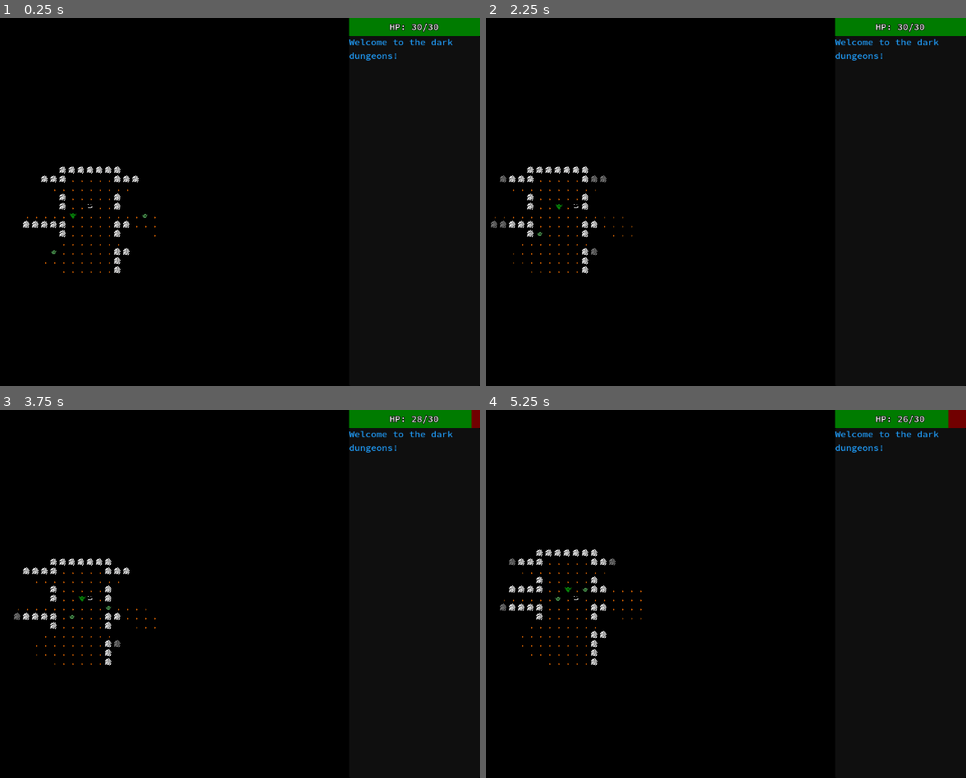
Above: before the commit, frames 1-4 (two rows, left to right).
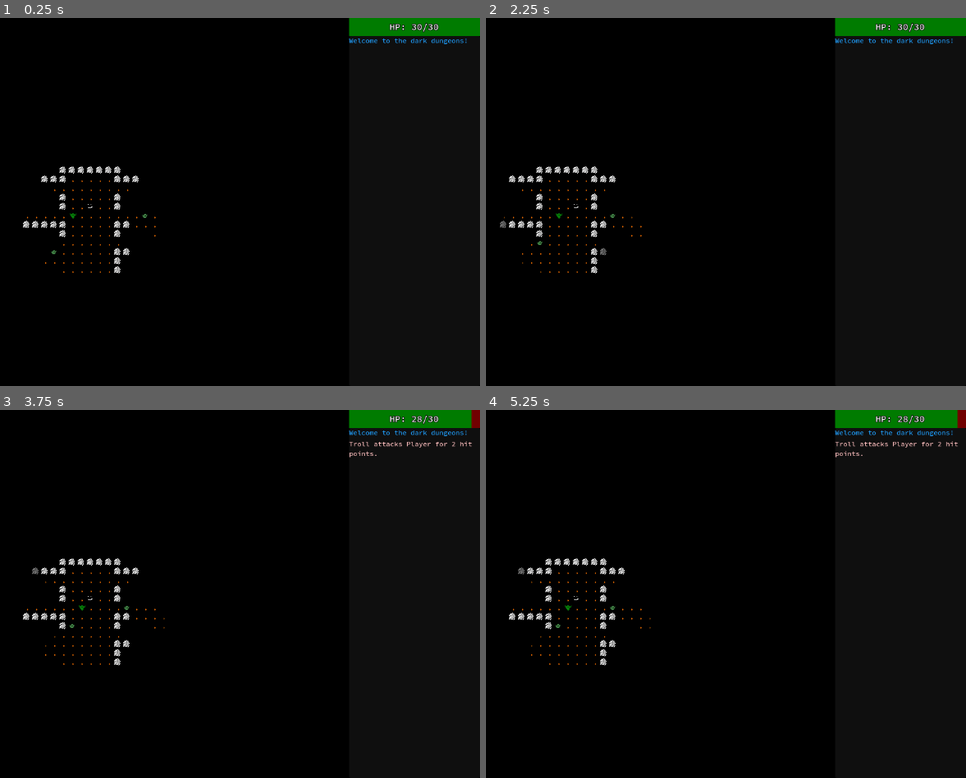
Above: after the commit, the same moments.

Repository: tjlaxs/nakkikuningas
Game: Godot game, scene res://src/Game/game.tscn
The game is run twice, just before and just after one commit, with the same random seed, the same clock (stepped at 60 frames per second) and the same inputs.
Inputs (mouse positions are in pixels of both pictures, inside the frame that each line leads up to):
- Up to frame 1 (0.25 s): no input
- Up to frame 2 (2.25 s): tap Enter at 0.5, 2 s; move the mouse to (783, 183) at 0.52 s; hold Right (move_right) 0.53-1.25 s; tap V (view_history, bound only after the commit) at 0.6, 2.1 s; click (783, 183) at 0.67 s; tap Space at 1.25 s; drag from (505, 220) to (606, 275) at 1.27 s; move the mouse to (702, 121) at 2.02 s; hold Right (move_right) from 2.03 s (still down)
- Up to frame 3 (3.75 s): release Right (move_right) at 2.75 s; tap Space at 2.75 s; drag from (120, 667) to (outside the picture) at 2.77 s; tap Enter at 3.5 s; move the mouse to (350, 649) at 3.52 s; hold Left (move_left) from 3.53 s (still down); tap Alt at 3.6 s
- Up to frame 4 (5.25 s): tap V (view_history, bound only after the commit) at 3.8, 5.1 s; release Left (move_left) at 4.25 s; tap Space at 4.25 s; drag from (outside the picture) to (538, 502) at 4.27 s; move the mouse to (673, 594) at 5.02 s; hold Down (move_down) from 5.03 s (still down); click (673, 594) at 5.17 s

The runs differ from the first frame. In frame 1, 0.4% of the frame differs, in the area x 72-98%, y 5-12%; in frame 2, 1.1%; in frame 3, 1.3%; in frame 4, 2.0%, in the area x 2-99%, y 0-70%.

Commit message:
Src/Assets: Basic messages and view history

Diff:
--- a/assets/resources/message_label_settings.tres
+++ b/assets/resources/message_label_settings.tres
@@ -3,4 +3,6 @@
 [ext_resource type="FontFile" uid="uid://damfmyhn5xdud" path="res://assets/fonts/SourceCodePro-Medium.ttf" id="1_h3dq5"]
 
 [resource]
+line_spacing = 1.0
 font = ExtResource("1_h3dq5")
+font_size = 12
--- a/project.godot
+++ b/project.godot
@@ -77,6 +77,16 @@
 }
 quit={
 "deadzone": 0.5,
+"events": [Object(InputEventKey,"resource_local_to_scene":false,"resource_name":"","device":-1,"window_id":0,"alt_pressed":false,"shift_pressed":false,"ctrl_pressed":true,"meta_pressed":false,"pressed":false,"keycode":0,"physical_keycode":81,"key_label":0,"unicode":113,"echo":false,"script":null)
+]
+}
+view_history={
+"deadzone": 0.5,
+"events": [Object(InputEventKey,"resource_local_to_scene":false,"resource_name":"","device":-1,"window_id":0,"alt_pressed":false,"shift_pressed":false,"ctrl_pressed":false,"meta_pressed":false,"pressed":false,"keycode":0,"physical_keycode":86,"key_label":0,"unicode":118,"echo":false,"script":null)
+]
+}
+ui_back={
+"deadzone": 0.5,
 "events": [Object(InputEventKey,"resource_local_to_scene":false,"resource_name":"","device":-1,"window_id":0,"alt_press …(182 unchanged characters)…
 ]
 }
--- a/src/Entities/Actors/Actions/MeleeAction.gd
+++ b/src/Entities/Actors/Actions/MeleeAction.gd
@@ -7,11 +7,15 @@
 		return
 
 	var damage: int = entity.fighter_component.power - target.fighter_component.defense
-
+	var attack_color: Color
+	if entity == get_map_data().player:
+		attack_color = GameColors.PLAYER_ATTACK
+	else:
+		attack_color = GameColors.ENEMY_ATTACK
 	var attack_description: String = "%s attacks %s" % [entity.get_entity_name(), target.get_entity_name()]
 	if damage > 0:
 		attack_description += " for %d hit points." % damage
 		target.fighter_component.hp -= damage
 	else:
 		attack_description += " but does no damage."
-	print(attack_description)
+	MessageLog.send_message(attack_description, attack_color)
--- a/src/Entities/Actors/Components/FighterComponent.gd
+++ b/src/Entities/Actors/Components/FighterComponent.gd
@@ -26,14 +26,17 @@
 
 func die() -> void:
 	var death_message: String
+	var death_message_color: Color
 
 	if get_map_data().player == entity:
 		death_message = "You died!"
 		SignalBus.player_died.emit()
+		death_message_color = GameColors.PLAYER_DIE
 	else:
 		death_message = "%s is dead!" % entity.get_entity_name()
+		death_message_color = GameColors.ENEMY_DIE
 
-	print(death_message)
+	MessageLog.send_message(death_message, death_message_color)
 	entity.texture = death_texture
 	entity.modulate = death_color
 	entity.ai_component.queue_free()
--- a/src/Game/EventHandlers/BaseInputHandler.gd
+++ b/src/Game/EventHandlers/BaseInputHandler.gd
@@ -1,5 +1,11 @@
 class_name BaseInputHandler
 extends Node
 
+func enter() -> void:
+	pass
+
+func exit() -> void:
+	pass
+
 func get_action(_player: Entity) -> Action:
 	return null
--- /dev/null
+++ b/src/Game/EventHandlers/HistoryViewerInputHandler.gd
@@ -0,0 +1,35 @@
+extends BaseInputHandler
+
+const scroll_step = 16
+
+@export_node_path("PanelContainer") var messages_panel_path
+@export_node_path("MessageLog") var message_log_path
+
+@onready var message_panel: PanelContainer = get_node(messages_panel_path)
+@onready var message_log: MessageLog = get_node(message_log_path)
+
+func enter() -> void:
+	message_panel.self_modulate = Color.RED
+
+func exit() -> void:
+	message_panel.self_modulate = Color.WHITE
+
+func get_action(player: Entity) -> Action:
+	var action: Action
+
+	if Input.is_action_just_pressed("move_up"):
+		message_log.scroll_vertical -= scroll_step
+	elif Input.is_action_just_pressed("move_down"):
+		message_log.scroll_vertical += scroll_step
+	elif Input.is_action_just_pressed("move_left"):
+		message_log.scroll_vertical = 0
+	elif Input.is_action_just_pressed("move_right"):
+		message_log.scroll_vertical = message_log.get_v_scroll_bar().max_value
+
+	if Input.is_action_just_pressed("view_history") or Input.is_action_just_pressed("ui_back"):
+		get_parent().transition_to(InputHandler.InputHandlers.MAIN_GAME)
+
+	if Input.is_action_just_pressed("quit"):
+		get_tree().quit()
+
+	return action
--- a/src/Game/EventHandlers/InputHandler.gd
+++ b/src/Game/EventHandlers/InputHandler.gd
@@ -1,13 +1,14 @@
 class_name InputHandler
 extends Node
 
-enum InputHandlers {MAIN_GAME, GAME_OVER}
+enum InputHandlers {MAIN_GAME, GAME_OVER, HISTORY_VIEWER}
 
 @export var start_input_handler: InputHandlers
 
 @onready var input_handler_nodes := {
 	InputHandlers.MAIN_GAME: $MainGameInputHandler,
 	InputHandlers.GAME_OVER: $GameOverInputHandler,
+	InputHandlers.HISTORY_VIEWER: $HistoryViewerInputHandler,
 }
 
 var current_input_handler: BaseInputHandler
@@ -20,4 +21,7 @@
 	return current_input_handler.get_action(player)
 
 func transition_to(input_handler: InputHandlers) -> void:
+	if current_input_handler != null:
+		current_input_handler.exit()
 	current_input_handler = input_handler_nodes[input_handler]
+	current_input_handler.enter()
--- a/src/Game/EventHandlers/MainGameInputHandler.gd
+++ b/src/Game/EventHandlers/MainGameInputHandler.gd
@@ -23,7 +23,10 @@
 	if Input.is_action_just_pressed("wait"):
 		action = WaitAction.new(player)
 
-	if Input.is_action_just_pressed("quit"):
+	if Input.is_action_just_pressed("view_history"):
+		get_parent().transition_to(InputHandler.InputHandlers.HISTORY_VIEWER)
+
+	if Input.is_action_just_pressed("quit") or Input.is_action_just_pressed("ui_back"):
 		action = EscapeAction.new(player)
 
 	return action
--- a/src/Game/game.tscn
+++ b/src/Game/game.tscn
@@ -6,6 +6,7 @@
 [ext_resource type="Script" path="res://src/Game/EventHandlers/GameOverInputHandler.gd" id="3_ka2xn"]
 [ext_resource type="Script" path="res://src/Map/Map.gd" id="3_makwk"]
 [ext_resource type="Script" path="res://src/Map/DungeonGenerator.gd" id="4_2v6nn"]
+[ext_resource type="Script" path="res://src/Game/EventHandlers/HistoryViewerInputHandler.gd" id="5_6l3as"]
 [ext_resource type="Script" path="res://src/Map/FieldOfView.gd" id="5_j7kt0"]
 [ext_resource type="Script" path="res://src/GUI/HpDisplay.gd" id="8_awubo"]
 [ext_resource type="FontFile" uid="uid://damfmyhn5xdud" path="res://assets/fonts/SourceCodePro-Medium.ttf" id="8_wjjmf"]
@@ -61,6 +62,11 @@
 
 [node name="GameOverInputHandler" type="Node" parent="HBoxContainer/SubViewportContainer/SubViewport/Game/InputHandler"]
 script = ExtResource("3_ka2xn")
+
+[node name="HistoryViewerInputHandler" type="Node" parent="HBoxContainer/SubViewportContainer/SubViewport/Game/InputHandler"]
+script = ExtResource("5_6l3as")
+messages_panel_path = NodePath("../../../../../InfoBar/MessagesPanel")
+message_log_path = NodePath("../../../../../InfoBar/MessagesPanel/MessageLog")
 
 [node name="Map" type="Node2D" parent="HBoxContainer/SubViewportContainer/SubViewport/Game"]
 script = ExtResource("3_makwk")
Not shown: 1 places in src/Game/game.tscn that only renumber resources
